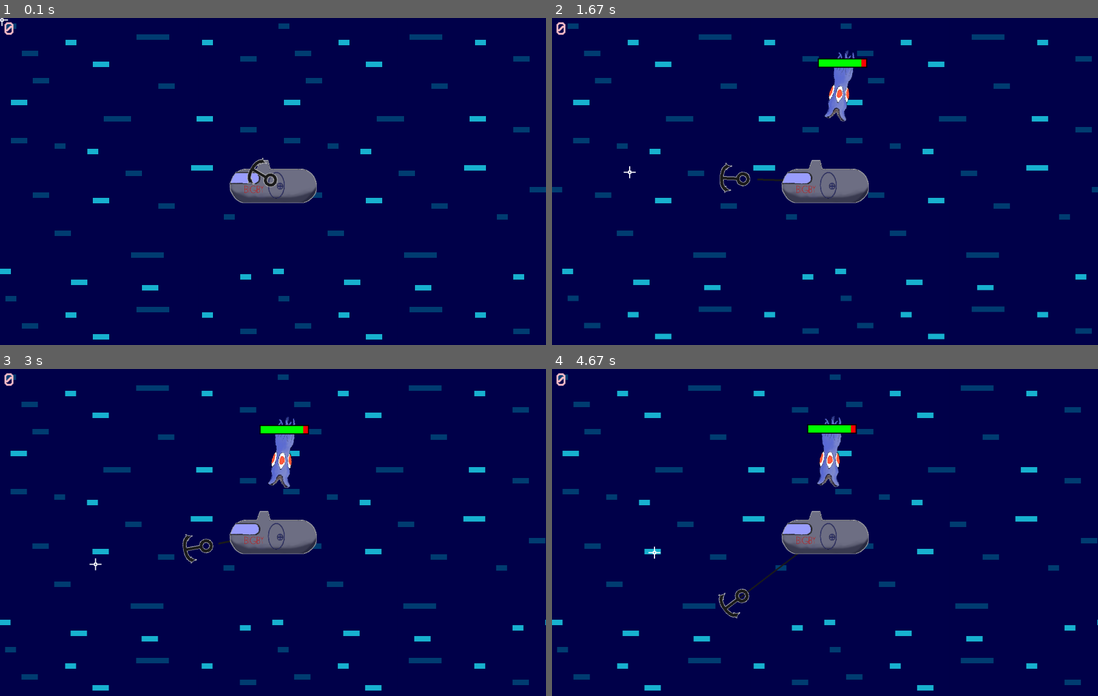
Above: before the commit, frames 1-4 (two rows, left to right).
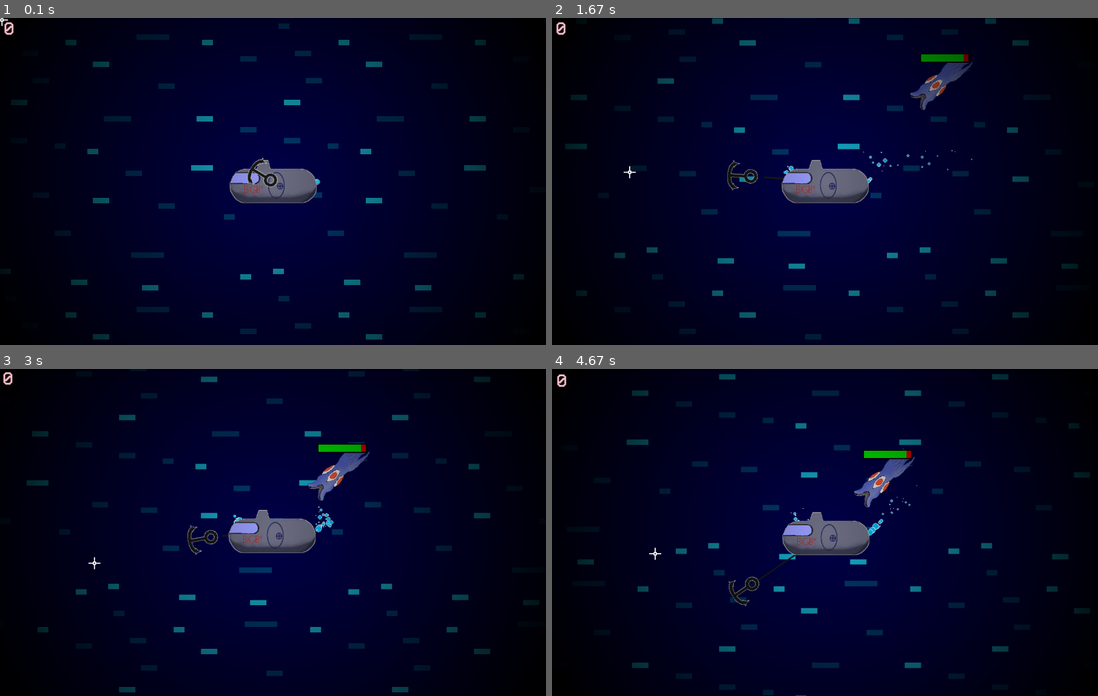
Above: after the commit, the same moments.

Repository: CurryMan1/Pygame-Halloween-GameJam-2023
Game: pygame game, started from main.py
The game is run twice, just before and just after one commit, with the same random seed, the same clock (stepped at 60 frames per second) and the same inputs.
Inputs (mouse positions are in pixels of both pictures, inside the frame that each line leads up to):
- Up to frame 1 (0.1 s): no input
- Up to frame 2 (1.67 s): click (999, 171) at 0.38 s; tap Space at 0.73, 1.03, 1.23 s; click (693, 184) at 0.75 s; click (906, 67) at 1.25 s; click (628, 171) at 1.55 s
- Up to frame 3 (3 s): click (273, 571) at 1.88 s; click (196, 463) at 2.22 s; click (464, 617) at 2.55 s; click (92, 565) at 2.88 s
- Up to frame 4 (4.67 s): click (666, 470) at 3.22 s; click (693, 588) at 3.55 s; click (1021, 607) at 3.88 s; click (661, 653) at 4.22 s; click (655, 552) at 4.55 s

The runs differ from the first frame. In frame 1, 82% of the frame differs, in the area x 0-100%, y 0-100%; in frame 2, 84%; in frame 3, 85%; in frame 4, 85%.

Commit message:
added overlay, particles and screenshake

Diff:
--- a/entities.py
+++ b/entities.py
@@ -3,7 +3,27 @@
 import random
 #files
 from utils import *
-from healthbar import Healthbar
+
+class Healthbar:
+    WIDTH = 130
+    HEIGHT = 20
+    BORDER = 3
+
+    def __init__(self, max_hp):
+        self.max_hp = max_hp
+        self.hp = max_hp
+
+    def draw(self, surf, center):
+        border = pygame.surface.Surface((self.WIDTH + self.BORDER * 2, self.HEIGHT + self.BORDER * 2))
+        border.fill(BLACK)
+        redbar = pygame.surface.Surface((self.WIDTH, self.HEIGHT))
+        redbar.fill(RED)
+        greenbar = pygame.surface.Surface((self.WIDTH * (self.hp / self.max_hp), self.HEIGHT))
+        greenbar.fill(GREEN)
+
+        redbar.blit(greenbar, (0, 0))
+        border.blit(redbar, (self.BORDER, self.BORDER))
+        surf.blit(border, (center[0] - self.WIDTH / 2, center[1]-70))
 
 class Entity(pygame.sprite.Sprite):
     def __init__(self, x: int, y: int, image: pygame.surface.Surface):
@@ -24,7 +44,8 @@
     WATER_RESISTANCE = 0.95 #for timesing
 
     def __init__(self, x: int, y: int, images: list):
-        super().__init__(x, y, images[0])
+        self.img_no = 0
+        super().__init__(x, y, images[self.img_no])
 
         #(changeable) stats
         self.damage = 5
@@ -46,9 +67,10 @@
         img = self.image
 
         if mousex < WIDTH/2:
-            self.image = self.images[0]
+            self.img_no = 0
         else:
-            self.image = self.images[1]
+            self.img_no = 1
+        self.image = self.images[self.img_no]
 
         if self.image != img:
             self.mask = pygame.mask.from_surface(self.image)
@@ -111,6 +133,7 @@
     SPEED = 10
     WATER_RESISTANCE = 0.95
     ANIMATION_DELAY = 5
+    KB = 7
 
     def __init__(self, images):
         self.images = images
--- a/healthbar.py
+++ /dev/null
@@ -1,23 +0,0 @@
-import pygame
-from utils import *
-
-class Healthbar:
-    WIDTH = 130
-    HEIGHT = 20
-    BORDER = 3
-
-    def __init__(self, max_hp):
-        self.max_hp = max_hp
-        self.hp = max_hp
-
-    def draw(self, surf, center):
-        border = pygame.surface.Surface((self.WIDTH + self.BORDER * 2, self.HEIGHT + self.BORDER * 2))
-        border.fill(BLACK)
-        redbar = pygame.surface.Surface((self.WIDTH, self.HEIGHT))
-        redbar.fill(RED)
-        greenbar = pygame.surface.Surface((self.WIDTH * (self.hp / self.max_hp), self.HEIGHT))
-        greenbar.fill(GREEN)
-
-        redbar.blit(greenbar, (0, 0))
-        border.blit(redbar, (self.BORDER, self.BORDER))
-        surf.blit(border, (center[0] - self.WIDTH / 2, center[1]-70))
--- a/main.py
+++ b/main.py
@@ -26,6 +26,9 @@
         #group
         self.enemy_group = []
         self.heart_group = []
+
+        #particles
+        #[pos, velocity, timer, speed, colour]
         self.particles = []
 
         #bg
@@ -40,6 +43,7 @@
 
         #other
         self.crosshair = load_img('crosshair.png', True, 3)
+        self.overlay = load_img('overlay.png', True)
         self.hearts = 0
 
         self.main()
@@ -49,7 +53,7 @@
         e = Enemy(load_imgs('squid', True, 0.7))
 
         self.enemy_group.append(e)
-
+        screen_shake = 0
         #game loop
         while True:
             CLOCK.tick(FPS)
@@ -106,6 +110,19 @@
 
                 DISPLAY.blit(bg, (x, y))
 
+            #particles
+            for particle in self.particles:
+                particle[0][0] += particle[1][0] + player_x_vel
+                particle[0][1] += particle[1][1] + player_y_vel
+                particle[2] -= particle[3]
+
+                pygame.draw.circle(DISPLAY, WHITE,
+                                   particle[0], particle[2] + 1)
+                pygame.draw.circle(DISPLAY, particle[4],
+                                   particle[0], particle[2])
+                if particle[2] <= 0:
+                    self.particles.remove(particle)
+
             #heart_group
             for heart in self.heart_group:
                 condition_of_heart = heart.update(player_x_vel, player_y_vel)
@@ -114,7 +131,7 @@
                 heart.draw(DISPLAY)
 
             #anchor line
-            pygame.draw.line(DISPLAY, GREY, self.anchor.rect.center, self.player.rect.center, 5)
+            pygame.draw.line(DISPLAY, DARK_GREY, self.anchor.rect.center, self.player.rect.center, 5)
 
             #enemy_group
             for enemy in self.enemy_group:
@@ -126,10 +143,15 @@
             #player
             self.player.update(mouse_pos[0])
             self.player.draw(DISPLAY)
+            self.add_particles(([self.player.rect.right, self.player.rect.left][self.player.img_no], self.player.rect.centery),
+                               1, 10, 10, 0.1, [BUBBLE_BLUE])
 
             #anchor
             self.anchor.update(player_x_vel, player_y_vel, mouse_pos)
             self.anchor.draw(DISPLAY)
+
+            #overlay
+            DISPLAY.blit(self.overlay, (0, 0))
 
             #UI
             #hearts
@@ -160,12 +182,12 @@
             #player-enemy_group
             collided_enemies = pygame.sprite.spritecollide(self.player, self.enemy_group, False, pygame.sprite.collide_mask)
             if collided_enemies:
-                self.player.x_vel *= -1
-                self.player.y_vel *= -1
+                self.player.x_vel, self.player.y_vel = calculate_kb(enemy.rect.center, self.player.rect.center, enemy.KB)
                 self.player.on_cooldown = True
                 self.player.tint = 255
+                screen_shake = 20
             for enemy in collided_enemies:
-                enemy.x_vel, enemy.y_vel = calculate_kb(enemy.rect.center, self.player.rect.center, 7)
+                enemy.x_vel, enemy.y_vel = calculate_kb(enemy.rect.center, self.player.rect.center, enemy.KB)
                 enemy.on_cooldown = True
 
             #player-heart
@@ -179,7 +201,12 @@
                     pygame.quit()
                     sys.exit()
 
-            SCREEN.blit(DISPLAY, (0, 0))
+            screen_offset = [0, 0]
+            if screen_shake > 0:
+                screen_offset = [random.randint(-4, 4), random.randint(-4, 4)]
+                screen_shake -= 1
+
+            SCREEN.blit(DISPLAY, screen_offset)
 
             pygame.display.update()
 
--- a/utils.py
+++ b/utils.py
@@ -6,9 +6,11 @@
 
 #colour
 WHITE = (255, 255, 255)
+BUBBLE_BLUE = (0, 191, 255)
 GREEN = (0, 255, 0)
 RED = (255, 0, 0)
-GREY = (28, 28, 28)
+DARK_GREY = (28, 28, 28)
+LIGHT_GREY = (188, 188, 188)
 BLACK = (0, 0, 0)
 
 #font
Binary file added: assets/img/overlay.png
